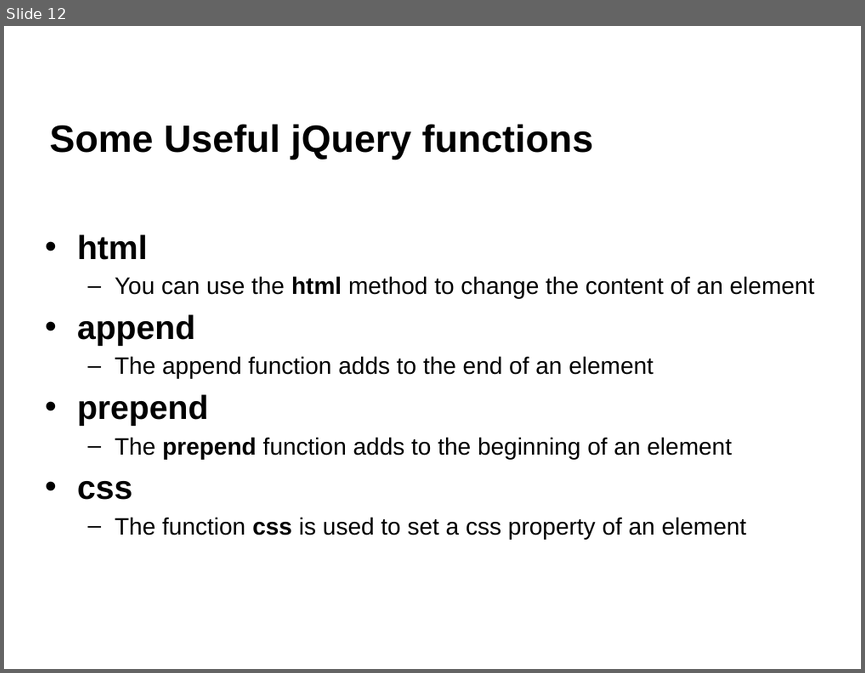
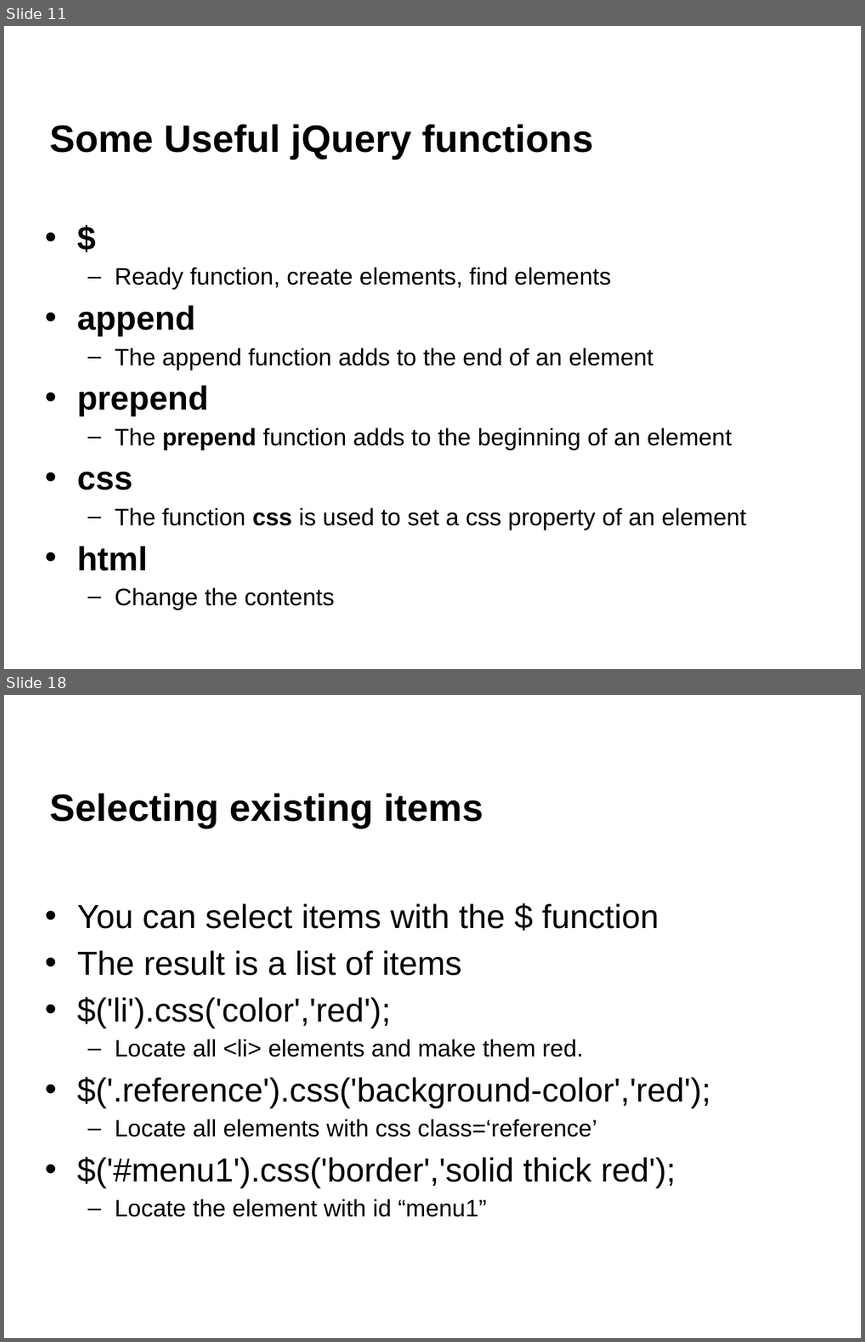
Before and after one commit to napier40000036/jQueryTutorial, a slide deck: jQuery L01 Introduction.pptx. Shown one above the other, each under a label of ours: slide 12 before the commit, slides 11 and 18 after it; the slides between them are not shown. The pictures are 865x673 and 865x1342 pixels, drawn with LibreOffice and Linux fonts; fonts in the diff are those of the drawing; background and template pictures are left out. Boxes give left, top, right and bottom in pixels: in the first picture for what was removed or moved away, otherwise in the second. Text is boxed around its words. In the diff, an @@ line names an element or a change of style, - is before the commit and + after.

```diff
--- a/jQuery L01 Introduction.pptx
+++ b/jQuery L01 Introduction.pptx
@@ slide 18 added at (4,695,861,1338), background #FFFFFF @@
@@ title added at (50,793,483,828), 32 pt, text #000000, bold @@
+Selecting existing items
@@ text added at (77,903,710,1217), 28 pt, text #000000 @@
+• You can select items with the $ function
+• The result is a list of items
+• $('li').css('color','red');
+  – Locate all <li> elements and make them red.
+• $('.reference').css('background-color','red');
+  – Locate all elements with css class=‘reference’
+• $('#menu1').css('border','solid thick red');
+  – Locate the element with id “menu1”
@@ what was slide 12 is now slide 11 @@
@@ slide 11 changed as well @@
@@ text "$": place and size @@
-text "$" at (77,234,815,539)
+text "$" at (77,267,747,609)
@@ text at (114,267,611,290): text changed @@
-• html
-  – You can use the html method to change the content of an element
+• $
+  – Ready function, create elements, find elements
@@ text at (77,545,335,609): paragraphs added @@
+• html
+  – Change the contents
```
Also in this commit, not shown: 6 other slides changed, 15 other slides added, 3 slides removed, 2 other files.
